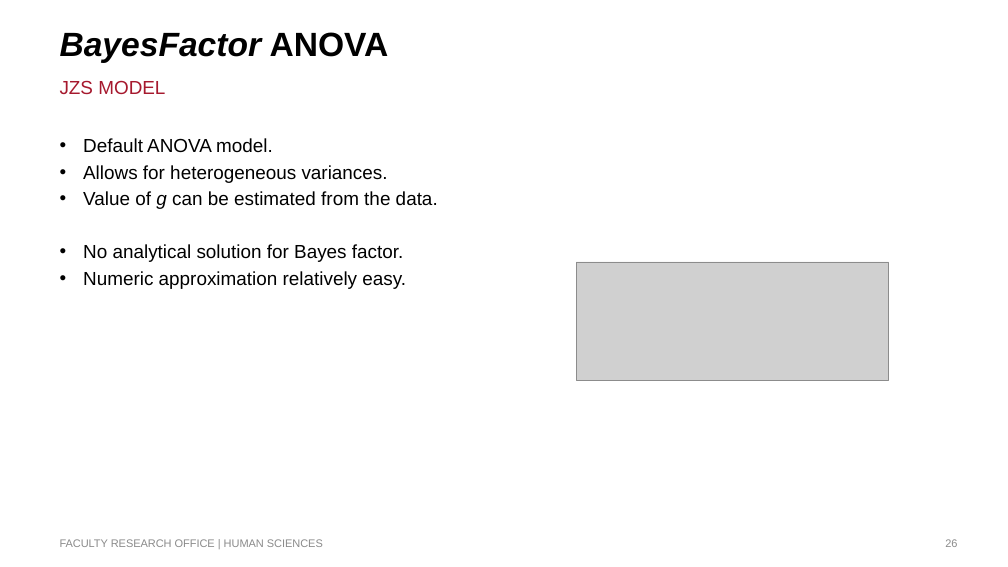
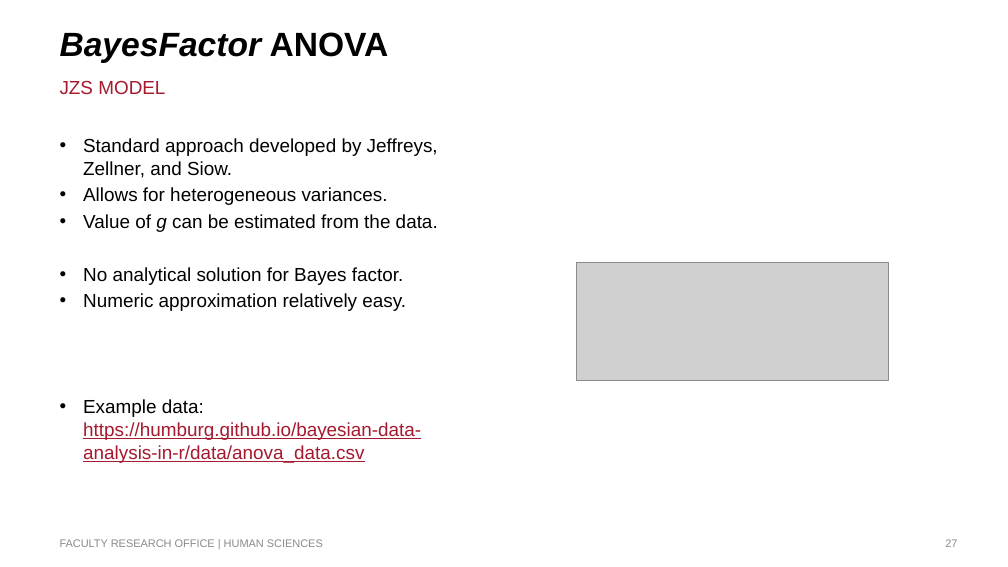
Before and after one commit to humburg/bayesian-data-analysis-in-r, a slide deck: slide 27 of Bayesian Data Analysis in R.pptx (slide 26 before the commit). Drawn at 1008x567 pixels with LibreOffice and Linux fonts; fonts in the diff are those of the drawing; grey boxes stand for pictures; background and template pictures are left out. Boxes give left, top, right and bottom in pixels: in the first picture for what was removed or moved away, otherwise in the second. Text is boxed around its words. In the diff, an @@ line names an element or a change of style, - is before the commit and + after.

Commit message:
Update slides

```diff
--- a/Bayesian Data Analysis in R.pptx
+++ b/Bayesian Data Analysis in R.pptx
@@ text at [83, 138, 438, 178]: text changed @@
-• Default ANOVA model.
+• Standard approach developed by Jeffreys, Zellner, and Siow.
@@ text at [83, 399, 421, 463]: paragraph added @@
+• Example data: https://humburg.github.io/bayesian-data-analysis-in-r/data/anova_data.csv
@@ page number at [945, 539, 957, 547]: text changed @@
-26
+27
```
Also in this commit, not shown: 6 slides added.
